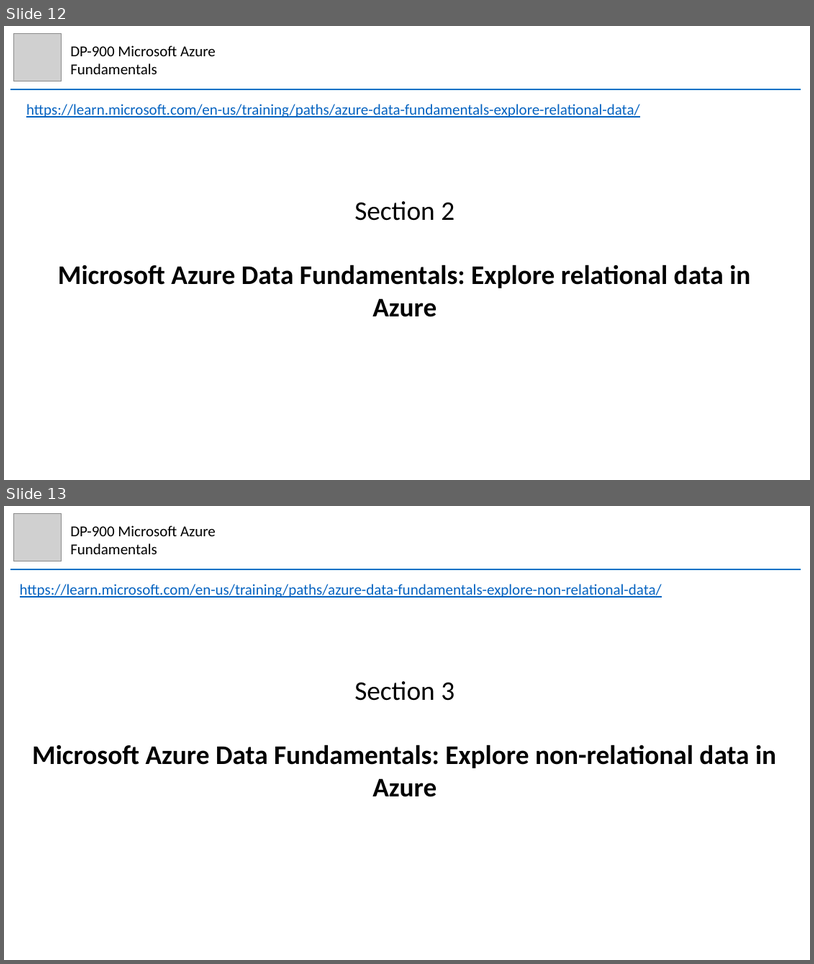
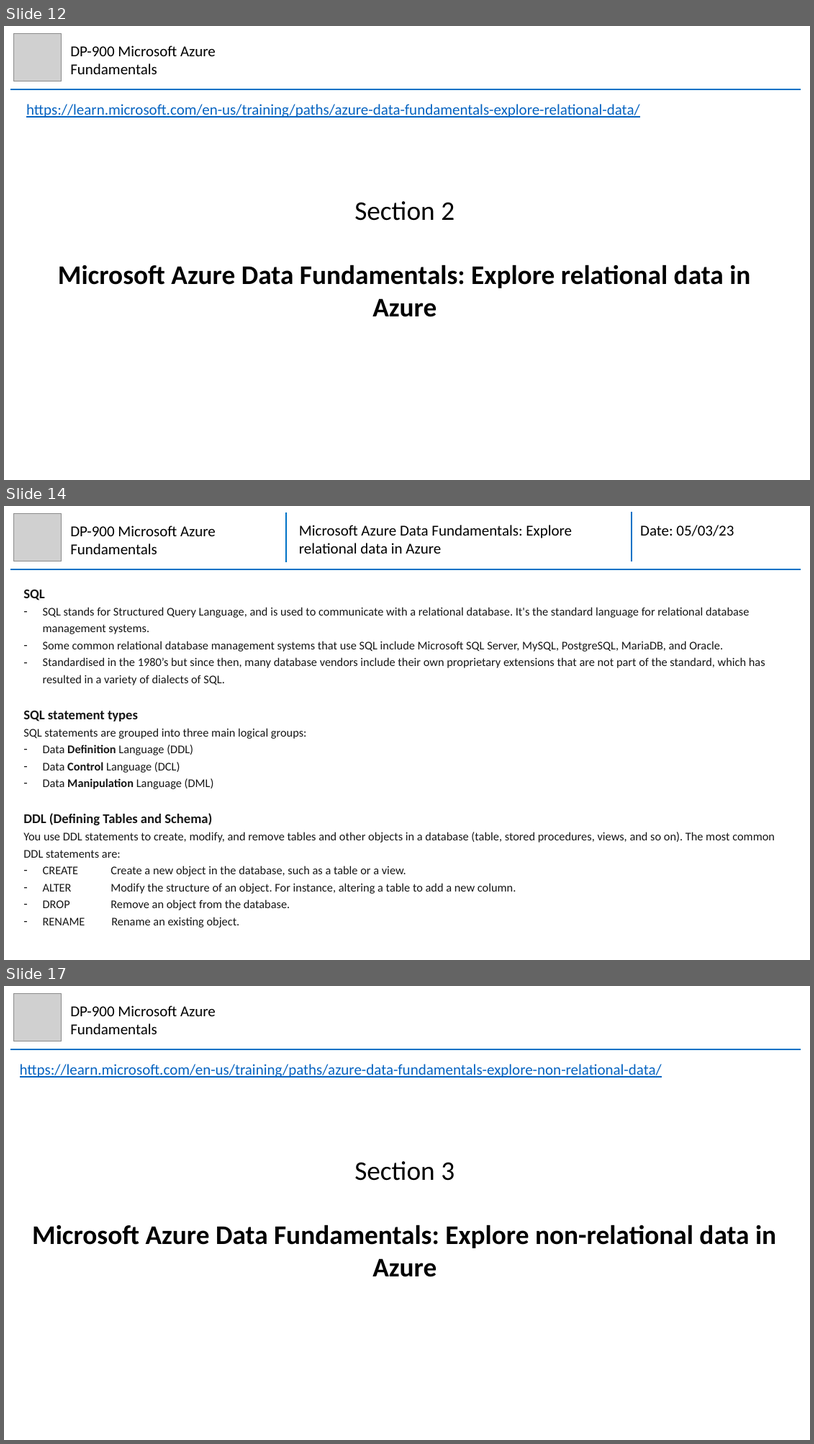
Before and after one commit to mhaythornthwaite/Testing_ML_Algorithms, a slide deck: Azure_DP-900_Fundamentals/MJH_DP-900_Azure_Fundamentals_Notes.pptx. Shown one above the other, each under a label of ours: slides 12 and 13 before the commit, slides 12, 14 and 17 after it; the slides between them are not shown. The pictures are 814x964 and 814x1444 pixels, drawn with LibreOffice and Linux fonts; fonts in the diff are those of the drawing; grey boxes stand for pictures. Boxes give left, top, right and bottom in pixels: in the first picture for what was removed or moved away, otherwise in the second. Text is boxed around its words. In the diff, an @@ line names an element or a change of style, - is before the commit and + after.

Commit message:
Azure DP900 Section 2 Module 1 First Half

```diff
--- a/Azure_DP-900_Fundamentals/MJH_DP-900_Azure_Fundamentals_Notes.pptx
+++ b/Azure_DP-900_Fundamentals/MJH_DP-900_Azure_Fundamentals_Notes.pptx
@@ slide 14 added at (x1=4, y1=506, x2=810, y2=960), background #FFFFFF @@
@@ picture added at (x1=13, y1=513, x2=62, y2=561) @@
@@ text added at (x1=70, y1=525, x2=216, y2=554), 18 pt, text #000000 @@
+DP-900 Microsoft Azure Fundamentals
@@ group added at (x1=10, y1=512, x2=801, y2=569): 3 lines, 2 texts @@
+Microsoft Azure Data Fundamentals: Explore relational data in Azure
+Date: 05/03/23
@@ text added at (x1=23, y1=589, x2=775, y2=927), 14 pt, text #161616 @@
+SQL
+– SQL stands for Structured Query Language, and is used to communicate with a relational database. It's the standard language for relational database management systems.
+– Some common relational database management systems that use SQL include Microsoft SQL Server, MySQL, PostgreSQL, MariaDB, and Oracle.
+– Standardised in the 1980’s but since then, many database vendors include their own proprietary extensions that are not part of the standard, which has resulted in a variety of dialects of SQL.
+SQL statement types
+SQL statements are grouped into three main logical groups:
+– Data Definition Language (DDL)
+– Data Control Language (DCL)
+– Data Manipulation Language (DML)
+DDL (Defining Tables and Schema)
+You use DDL statements to create, modify, and remove tables and other objects in a database (table, stored procedures, views, and so on). The most common DDL statements are:
+– CREATE Create a new object in the database, such as a table or a view.
+– ALTER Modify the structure of an object. For instance, altering a table to add a new column.
+– DROP Remove an object from the database.
+– RENAME Rename an existing object.
@@ what was slide 13 is now slide 17 @@
```
Also in this commit, not shown: 3 other slides added.
